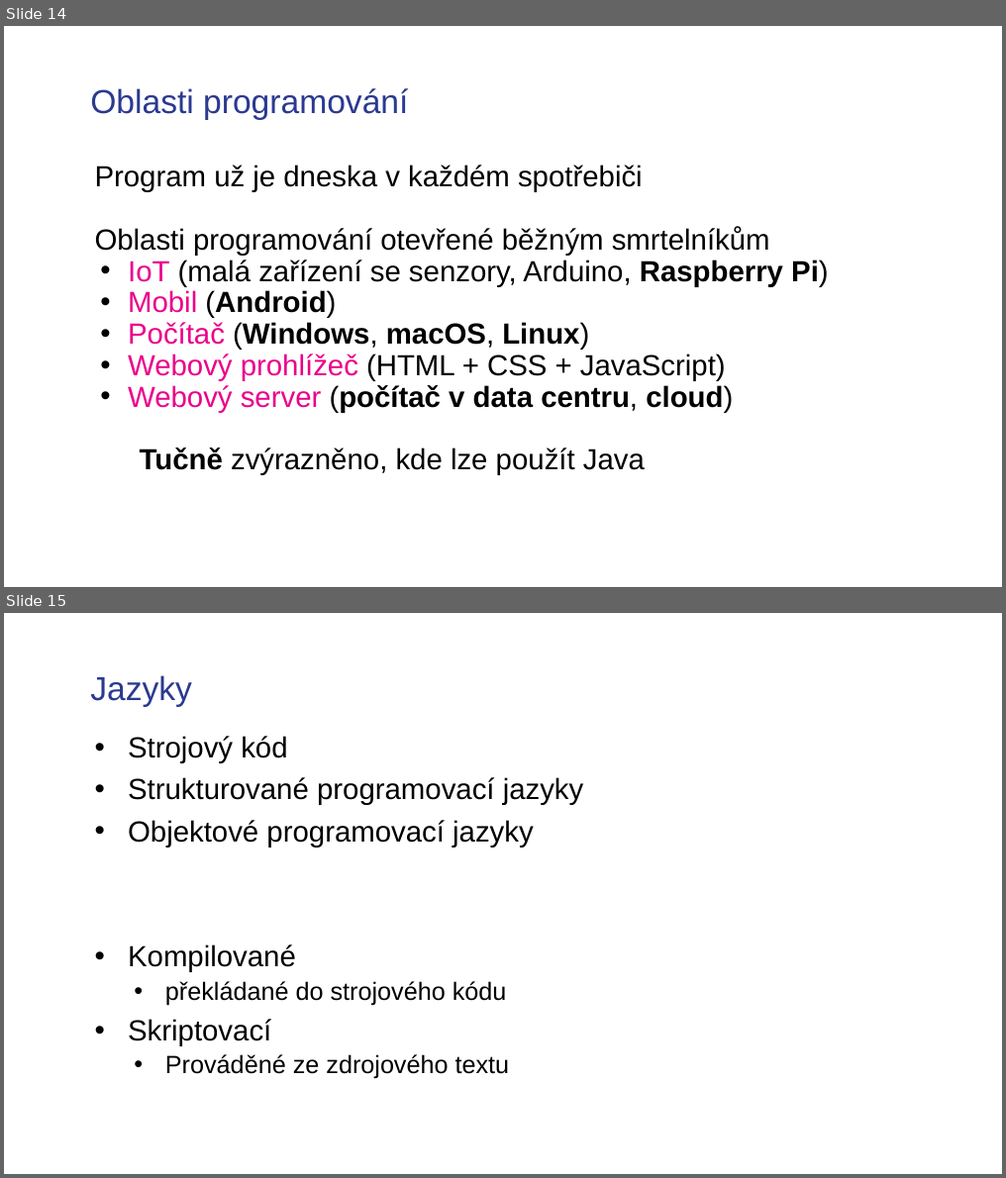
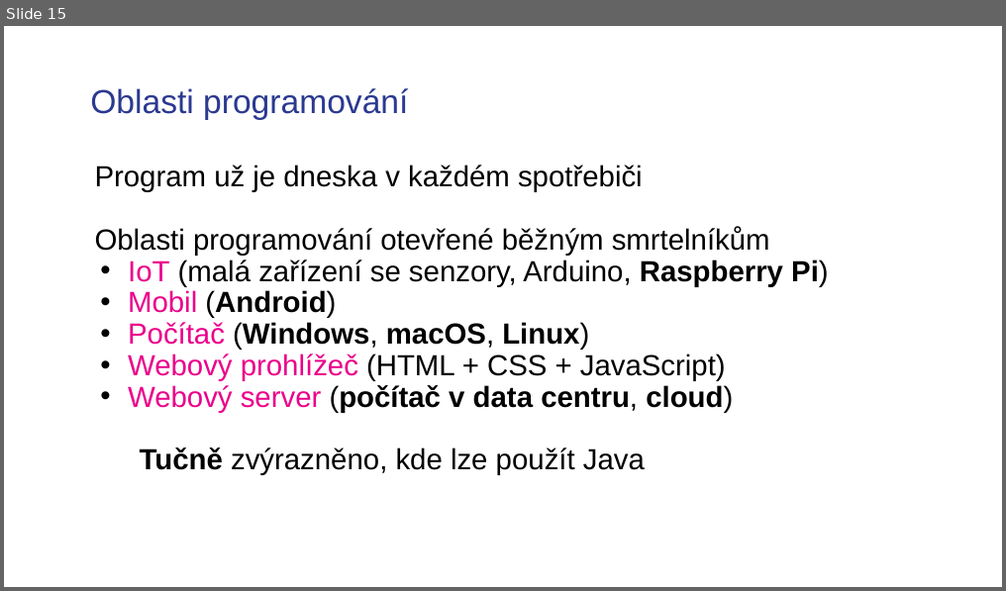
Before and after one commit to czechitas/java-uvod-do-programovani-2, a slide deck: Pro lektory/Prezentace.pptx. Shown one above the other, each under a label of ours: slides 14 and 15 before the commit, slide 15 after it. The pictures are 1006x1178 and 1006x591 pixels, drawn with LibreOffice and Linux fonts; fonts in the diff are those of the drawing; background and template pictures are left out. Boxes give left, top, right and bottom in pixels: in the first picture for what was removed or moved away, otherwise in the second. Text is boxed around its words. In the diff, an @@ line names an element or a change of style, - is before the commit and + after.

```diff
--- a/Pro lektory/Prezentace.pptx
+++ b/Pro lektory/Prezentace.pptx
@@ slide 15 removed at (x1=4, y1=613, x2=1002, y2=1174), background picture (left out) @@
@@ title removed at (x1=90, y1=675, x2=192, y2=707) @@
-Jazyky
@@ text removed at (x1=128, y1=736, x2=584, y2=1079) @@
-• Strojový kód
-• Strukturované programovací jazyky
-• Objektové programovací jazyky
-• Kompilované
-  • překládané do strojového kódu
-• Skriptovací
-  • Prováděné ze zdrojového textu
@@ what was slide 14 is now slide 15 @@
```
Also in this commit, not shown: 2 slides changed, 2 slides added, 1 other file.
